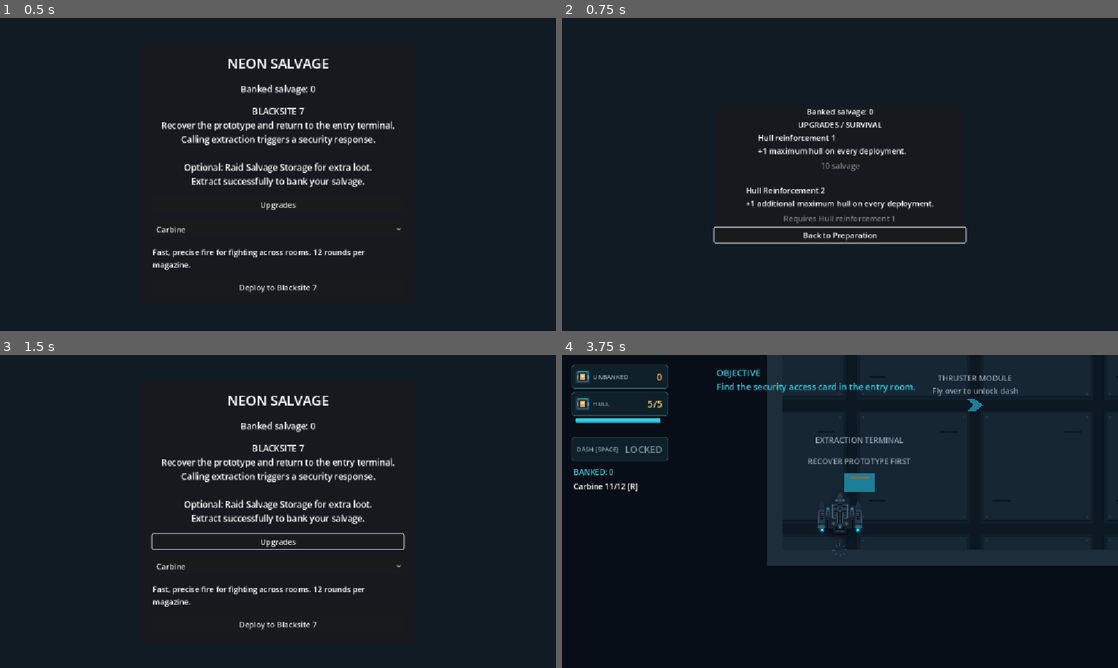
Above: before the commit, frames 1-4 (two rows, left to right).
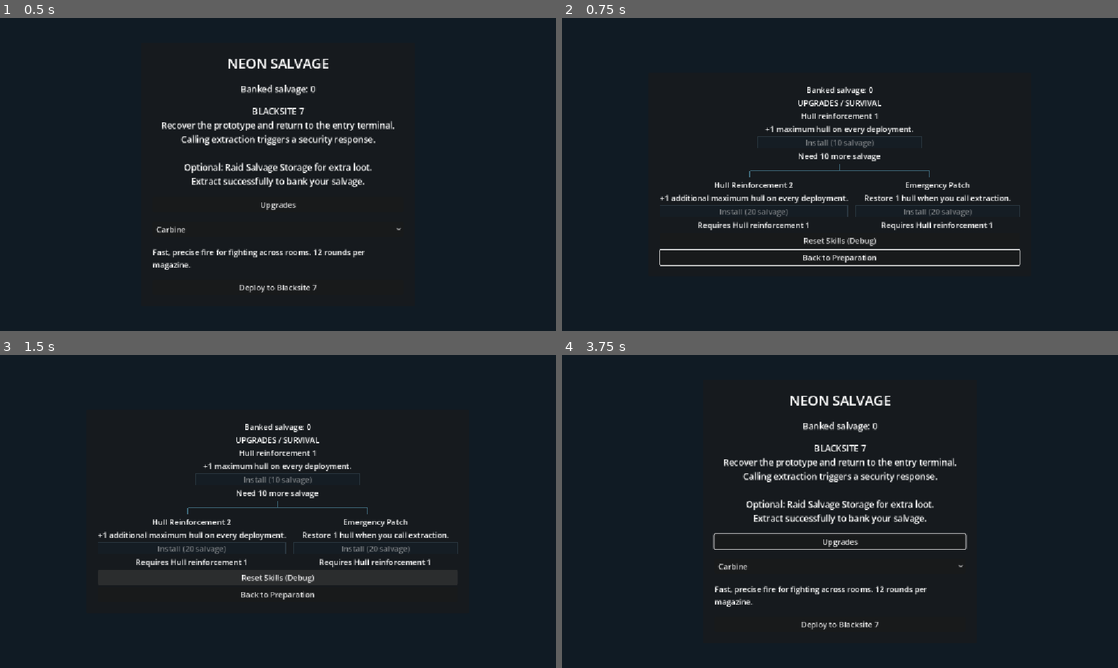
Above: after the commit, the same moments.

Repository: lolalolabob123/NeonSalvage-Godot
Game: Godot game, scene res://scenes/ui/PreperationScreen.tscn
Same seed, same stepped clock (60 frames per second), same inputs: the game is played once before the commit and once after it.
Inputs (mouse positions are in pixels of both pictures, inside the frame that each line leads up to):
- Up to frame 1 (0.5 s): no input
- Up to frame 2 (0.75 s): click "Upgrades" at 0.5 s
- Up to frame 3 (1.5 s): click (278, 577) at 1.25 s, where only the run after the commit has a clickable "Reset Skills (Debug)"
- Up to frame 4 (3.75 s): click (840, 567) at 2 s, where only the run before the commit has a clickable "Carbine"; click (840, 624) at 2.75 s, where only the run before the commit has a clickable "Deploy to Blacksite 7"; click (840, 592) at 3.5 s, where only the run after the commit has a clickable "Back to Preparation"

Frame 1 is identical in both runs. In frame 2, 6.0% of the frame differs, in the area x 17-83%, y 22-80%; in frame 3, 7.6%; in frame 4, 10%, in the area x 1-99%, y 3-88%.

Commit message:
improved the skill tree and its visuals

Diff:
--- a/neon-salvage/scenes/ui/PreperationScreen.tscn
+++ b/neon-salvage/scenes/ui/PreperationScreen.tscn
@@ -3,6 +3,7 @@
 [ext_resource type="Script" uid="uid://or6hof2aipoc" path="res://scripts/ui/preperation_screen.gd" id="1_e7rqc"]
 [ext_resource type="PackedScene" uid="uid://clvv1eri84hdl" path="res://scenes/levels/Blacksite7_VisualTest.tscn" id="2_jcvlb"]
 [ext_resource type="PackedScene" uid="uid://dwgv2sqfh0rra" path="res://scenes/ui/SkillNode.tscn" id="3_ymwfk"]
+[ext_resource type="Script" uid="uid://cd4ct7oi4prx8" path="res://scripts/ui/branch_connector.gd" id="4_gn8cd"]
 
 [node name="PreperationScreen" type="Control" unique_id=351789938]
 layout_mode = 3
@@ -102,9 +103,13 @@
 [node name="Margin" type="MarginContainer" parent="UpgradesView/Panel" unique_id=1394566765]
 custom_minimum_size = Vector2(24, 24)
 layout_mode = 2
+theme_override_constants/margin_left = 24
+theme_override_constants/margin_top = 24
+theme_override_constants/margin_right = 24
+theme_override_constants/margin_bottom = 24
 
 [node name="Content" type="VBoxContainer" parent="UpgradesView/Panel/Margin" unique_id=924940289]
-custom_minimum_size = Vector2(520, 0)
+custom_minimum_size = Vector2(720, 0)
 layout_mode = 2
 
 [node name="UpgradesBankedLabel" type="Label" parent="UpgradesView/Panel/Margin/Content" unique_id=221573161]
@@ -124,21 +129,36 @@
 skill_id = &"hull_reinforcement"
 effect_description = "	+1 maximum hull on every deployment."
 
-[node name="RankConnector" type="ColorRect" parent="UpgradesView/Panel/Margin/Content/SkillTree" unique_id=712247276]
-custom_minimum_size = Vector2(2, 16)
+[node name="BranchConnector" type="Control" parent="UpgradesView/Panel/Margin/Content/SkillTree" unique_id=1951081307]
+custom_minimum_size = Vector2(0, 28)
 layout_mode = 2
-size_flags_horizontal = 4
-color = Color(0.24705882, 0.4117647, 0.47843137, 1)
+mouse_filter = 2
+script = ExtResource("4_gn8cd")
 
-[node name="HullRankTwo" parent="UpgradesView/Panel/Margin/Content/SkillTree" unique_id=1439244773 instance=ExtResource("3_ymwfk")]
+[node name="SurvivalBranches" type="HBoxContainer" parent="UpgradesView/Panel/Margin/Content/SkillTree" unique_id=1826053430]
 layout_mode = 2
+theme_override_constants/separation = 16
+
+[node name="HullRankTwo" parent="UpgradesView/Panel/Margin/Content/SkillTree/SurvivalBranches" unique_id=1439244773 instance=ExtResource("3_ymwfk")]
+layout_mode = 2
+size_flags_horizontal = 3
 skill_id = &"hull_reinforcement_ii"
 effect_description = "	+1 additional maximum hull on every deployment."
+
+[node name="EmergencyPatch" parent="UpgradesView/Panel/Margin/Content/SkillTree/SurvivalBranches" unique_id=1888996412 instance=ExtResource("3_ymwfk")]
+layout_mode = 2
+size_flags_horizontal = 3
+skill_id = &"emergency_patch"
+effect_description = "Restore 1 hull when you call extraction."
 
 [node name="UpgradeStatus" type="Label" parent="UpgradesView/Panel/Margin/Content/SkillTree" unique_id=1637880845]
 layout_mode = 2
 horizontal_alignment = 1
 
+[node name="ResetSkillsButton" type="Button" parent="UpgradesView/Panel/Margin/Content" unique_id=101268339]
+layout_mode = 2
+text = "Reset Skills (Debug)"
+
 [node name="BackButton" type="Button" parent="UpgradesView/Panel/Margin/Content" unique_id=1950199840]
 layout_mode = 2
 text = "Back to Preparation"
--- a/neon-salvage/scenes/ui/SkillNode.tscn
+++ b/neon-salvage/scenes/ui/SkillNode.tscn
@@ -1,6 +1,46 @@
 [gd_scene format=3 uid="uid://dwgv2sqfh0rra"]
 
 [ext_resource type="Script" uid="uid://8d0wacfbj4kg" path="res://scripts/ui/skill_node.gd" id="1_il5tn"]
+
+[sub_resource type="StyleBoxFlat" id="StyleBoxFlat_il5tn"]
+bg_color = Color(0.09411765, 0.16862746, 0.21960784, 1)
+border_width_left = 1
+border_width_top = 1
+border_width_right = 1
+border_width_bottom = 1
+border_color = Color(0.24705882, 0.4117647, 0.47843137, 1)
+
+[sub_resource type="StyleBoxFlat" id="StyleBoxFlat_31e40"]
+bg_color = Color(0.0627451, 0.12941177, 0.17254902, 1)
+border_width_left = 1
+border_width_top = 1
+border_width_right = 1
+border_width_bottom = 1
+border_color = Color(0.39607844, 0.7176471, 0.8117647, 1)
+
+[sub_resource type="StyleBoxFlat" id="StyleBoxFlat_8d4p3"]
+bg_color = Color(0.13725491, 0.26666668, 0.34117648, 1)
+border_width_left = 1
+border_width_top = 1
+border_width_right = 1
+border_width_bottom = 1
+border_color = Color(0.39607844, 0.7176471, 0.8117647, 1)
+
+[sub_resource type="StyleBoxFlat" id="StyleBoxFlat_7l1wk"]
+bg_color = Color(0.08235294, 0.11372549, 0.14117648, 1)
+border_width_left = 1
+border_width_top = 1
+border_width_right = 1
+border_width_bottom = 1
+border_color = Color(0.16470589, 0.21568628, 0.2509804, 1)
+
+[sub_resource type="StyleBoxFlat" id="StyleBoxFlat_i3rua"]
+draw_center = false
+border_width_left = 2
+border_width_top = 2
+border_width_right = 2
+border_width_bottom = 2
+border_color = Color(0.54901963, 0.9098039, 1, 1)
 
 [node name="SkillNode" type="VBoxContainer" unique_id=992058283]
 custom_minimum_size = Vector2(340, 32)
@@ -11,9 +51,22 @@
 
 [node name="NameLabel" type="Label" parent="." unique_id=256940048]
 layout_mode = 2
+horizontal_alignment = 1
 
 [node name="EffectLabel" type="Label" parent="." unique_id=465865353]
 layout_mode = 2
+horizontal_alignment = 1
 
 [node name="PurchaseButton" type="Button" parent="." unique_id=1692160332]
 layout_mode = 2
+theme_override_styles/normal = SubResource("StyleBoxFlat_il5tn")
+theme_override_styles/pressed = SubResource("StyleBoxFlat_31e40")
+theme_override_styles/hover = SubResource("StyleBoxFlat_8d4p3")
+theme_override_styles/disabled = SubResource("StyleBoxFlat_7l1wk")
+theme_override_styles/focus = SubResource("StyleBoxFlat_i3rua")
+
+[node name="StatusLabel" type="Label" parent="." unique_id=1846267017]
+custom_minimum_size = Vector2(0, 24)
+layout_mode = 2
+horizontal_alignment = 1
+autowrap_mode = 3
--- a/neon-salvage/scripts/player/player_drone.gd
+++ b/neon-salvage/scripts/player/player_drone.gd
@@ -355,3 +355,10 @@
 
 	current_health = max_health
 	health_changed.emit(current_health, max_health)
+
+func apply_emergency_patch() -> void:
+	if current_health <= 0 or current_health >= max_health:
+		return
+
+	current_health += 1
+	health_changed.emit(current_health, max_health)
--- a/neon-salvage/scripts/progress_store.gd
+++ b/neon-salvage/scripts/progress_store.gd
@@ -6,6 +6,7 @@
 const HULL_REINFORCEMENT_COST: int = 10
 const HULL_REINFORCEMENT_ID: StringName = &"hull_reinforcement"
 const HULL_REINFORCEMENT_II_ID: StringName = &"hull_reinforcement_ii"
+const EMERGENCY_PATCH_ID: StringName = &"emergency_patch"
 
 const SKILLS := {
 	HULL_REINFORCEMENT_ID: {
@@ -19,6 +20,12 @@
 		"cost": 20,
 		"prerequisites": [HULL_REINFORCEMENT_ID],
 		"save_key": "hull_reinforcement_ii",
+	},
+	EMERGENCY_PATCH_ID: {
+		"display_name": "Emergency Patch",
+		"cost": 20,
+		"prerequisites": [HULL_REINFORCEMENT_ID],
+		"save_key": "emergency_patch",
 	},
 }
 
@@ -140,3 +147,37 @@
 	hull_reinforced = has_skill(HULL_REINFORCEMENT_ID)
 	banked_salvage_changed.emit(banked_salvage)
 	return true
+
+func reset_skills_for_testing() -> bool:
+	if not OS.is_debug_build() or not storage_available:
+		return false
+
+	var owned_save_keys: Array[String] = []
+	var refund := 0
+
+	for skill_id in SKILLS:
+		if has_skill(skill_id):
+			var skill: Dictionary = SKILLS[skill_id]
+			owned_save_keys.append(skill["save_key"])
+			refund += get_skill_cost(skill_id)
+
+	if owned_save_keys.is_empty():
+		return true
+
+	var new_total := banked_salvage + refund
+	for save_key in owned_save_keys:
+		save_data.set_value("upgrades", save_key, false)
+	save_data.set_value("progress", "banked_salvage", new_total)
+
+	var error := save_data.save(SAVE_PATH)
+	if error != OK:
+		for save_key in owned_save_keys:
+			save_data.set_value("upgrades", save_key, true)
+		save_data.set_value("progress", "banked_salvage", banked_salvage)
+		push_error("Could not reset skills: %s" % error_string(error))
+		return false
+
+	banked_salvage = new_total
+	hull_reinforced = false
+	banked_salvage_changed.emit(banked_salvage)
+	return true
--- /dev/null
+++ b/neon-salvage/scripts/ui/branch_connector.gd
@@ -0,0 +1,19 @@
+@tool
+extends Control
+
+const LINE_COLOR := Color("#3F697A")
+const LINE_WIDTH := 2.0
+
+func _ready() -> void:
+	resized.connect(queue_redraw)
+
+func _draw() -> void:
+	var center_x := size.x * 0.5
+	var left_x := size.x * 0.25
+	var right_x := size.x * 0.75
+	var middle_y := size.y * 0.5
+
+	draw_line(Vector2(center_x, 0), Vector2(center_x, middle_y), LINE_COLOR, LINE_WIDTH)
+	draw_line(Vector2(left_x, middle_y), Vector2(right_x, middle_y), LINE_COLOR, LINE_WIDTH)
+	draw_line(Vector2(left_x, middle_y), Vector2(left_x, size.y), LINE_COLOR, LINE_WIDTH)
+	draw_line(Vector2(right_x, middle_y), Vector2(right_x, size.y), LINE_COLOR, LINE_WIDTH)
--- a/neon-salvage/scripts/ui/facility_mission.gd
+++ b/neon-salvage/scripts/ui/facility_mission.gd
@@ -34,6 +34,11 @@
 
 	has_called_extraction = true
 	extraction_time_left = extraction_duration
+
+	if ProgressStore.has_skill(ProgressStore.EMERGENCY_PATCH_ID):
+		var player := get_tree().get_first_node_in_group("player")
+		player.call("apply_emergency_patch")
+
 	extraction_called.emit()
 	return true
 
--- a/neon-salvage/scripts/ui/preperation_screen.gd
+++ b/neon-salvage/scripts/ui/preperation_screen.gd
@@ -7,16 +7,15 @@
 
 @onready var preparation_view: CenterContainer = $Center
 @onready var upgrades_view: CenterContainer = $UpgradesView
-
 @onready var banked_label: Label = $Center/Panel/Margin/Content/BankedLabel
 @onready var deploy_button: Button = $Center/Panel/Margin/Content/DeployButton
 @onready var upgrades_button: Button = $Center/Panel/Margin/Content/UpgradesButton
 @onready var primary_weapon_selector: OptionButton = $Center/Panel/Margin/Content/PrimaryWeaponSelector
 @onready var weapon_description: Label = $Center/Panel/Margin/Content/WeaponDescription
-
 @onready var upgrades_banked_label: Label = $UpgradesView/Panel/Margin/Content/UpgradesBankedLabel
 @onready var upgrade_status: Label = $UpgradesView/Panel/Margin/Content/SkillTree/UpgradeStatus
 @onready var back_button: Button = $UpgradesView/Panel/Margin/Content/BackButton
+@onready var reset_skills_button: Button = $UpgradesView/Panel/Margin/Content/ResetSkillsButton
 
 
 func _ready() -> void:
@@ -27,6 +26,8 @@
 	deploy_button.pressed.connect(_deploy)
 	upgrades_button.pressed.connect(_open_upgrades)
 	back_button.pressed.connect(_close_upgrades)
+	reset_skills_button.visible = OS.is_debug_build()
+	reset_skills_button.pressed.connect(_reset_skills)
 
 	primary_weapon_selector.clear()
 	primary_weapon_selector.add_item(CARBINE.display_name)
@@ -89,14 +90,27 @@
 		_:
 			weapon_description.text = ""
 
-
 func _open_upgrades() -> void:
 	preparation_view.hide()
 	upgrades_view.show()
+	_focus_upgrade_action()
+
+func _focus_upgrade_action() -> void:
+	for node in upgrades_view.find_children("PurchaseButton", "Button", true, false):
+		var button := node as Button
+		if button.is_visible_in_tree() and not button.disabled:
+			button.grab_focus()
+			return
+
 	back_button.grab_focus()
-
 
 func _close_upgrades() -> void:
 	upgrades_view.hide()
 	preparation_view.show()
 	upgrades_button.grab_focus()
+
+func _reset_skills() -> void:
+	if ProgressStore.reset_skills_for_testing():
+		reset_skills_button.text = "Reset Skills (Debug)"
+	else:
+		reset_skills_button.text = "Reset failed. Try again."
--- a/neon-salvage/scripts/ui/skill_node.gd
+++ b/neon-salvage/scripts/ui/skill_node.gd
@@ -6,6 +6,7 @@
 @onready var name_label: Label = $NameLabel
 @onready var effect_label: Label = $EffectLabel
 @onready var purchase_button: Button = $PurchaseButton
+@onready var status_label: Label = $StatusLabel
 
 func _ready() -> void:
 	effect_label.text = effect_description
@@ -17,9 +18,12 @@
 	_refresh()
 
 func _refresh() -> void:
+	status_label.text = ""
+
 	var skill: Dictionary = ProgressStore.SKILLS.get(skill_id, {})
 	if skill.is_empty():
-		name_label.text = "Unknown skill"
+		name_label.text = "Unknown Skill"
+		purchase_button.text = "Unavailable"
 		purchase_button.disabled = true
 		return
 
@@ -30,15 +34,22 @@
 		purchase_button.text = "Installed"
 		return
 
+	var cost := ProgressStore.get_skill_cost(skill_id)
+	purchase_button.text = "Install (%d salvage)" % cost
+
 	for prerequisite_id in skill["prerequisites"]:
 		if not ProgressStore.has_skill(prerequisite_id):
 			var prerequisite: Dictionary = ProgressStore.SKILLS[prerequisite_id]
-			purchase_button.text = "Requires %s" % prerequisite["display_name"]
+			status_label.text = "Requires %s" % prerequisite["display_name"]
 			return
 
-	purchase_button.text = "%d salvage" % ProgressStore.get_skill_cost(skill_id)
+	if not ProgressStore.storage_available:
+		status_label.text = "Save Unavailable"
+	elif ProgressStore.banked_salvage < cost:
+		var shortfall := cost - ProgressStore.banked_salvage
+		status_label.text = "Need %d more salvage" % shortfall
 
 func _purchase() -> void:
 	if not ProgressStore.purchase_skill(skill_id):
 		_refresh()
-		purchase_button.text = "Purchase failed. Try again."
+		status_label.text = "Purchase failed. Try again."
Not shown, added: neon-salvage/scripts/ui/branch_connector.gd.uid
